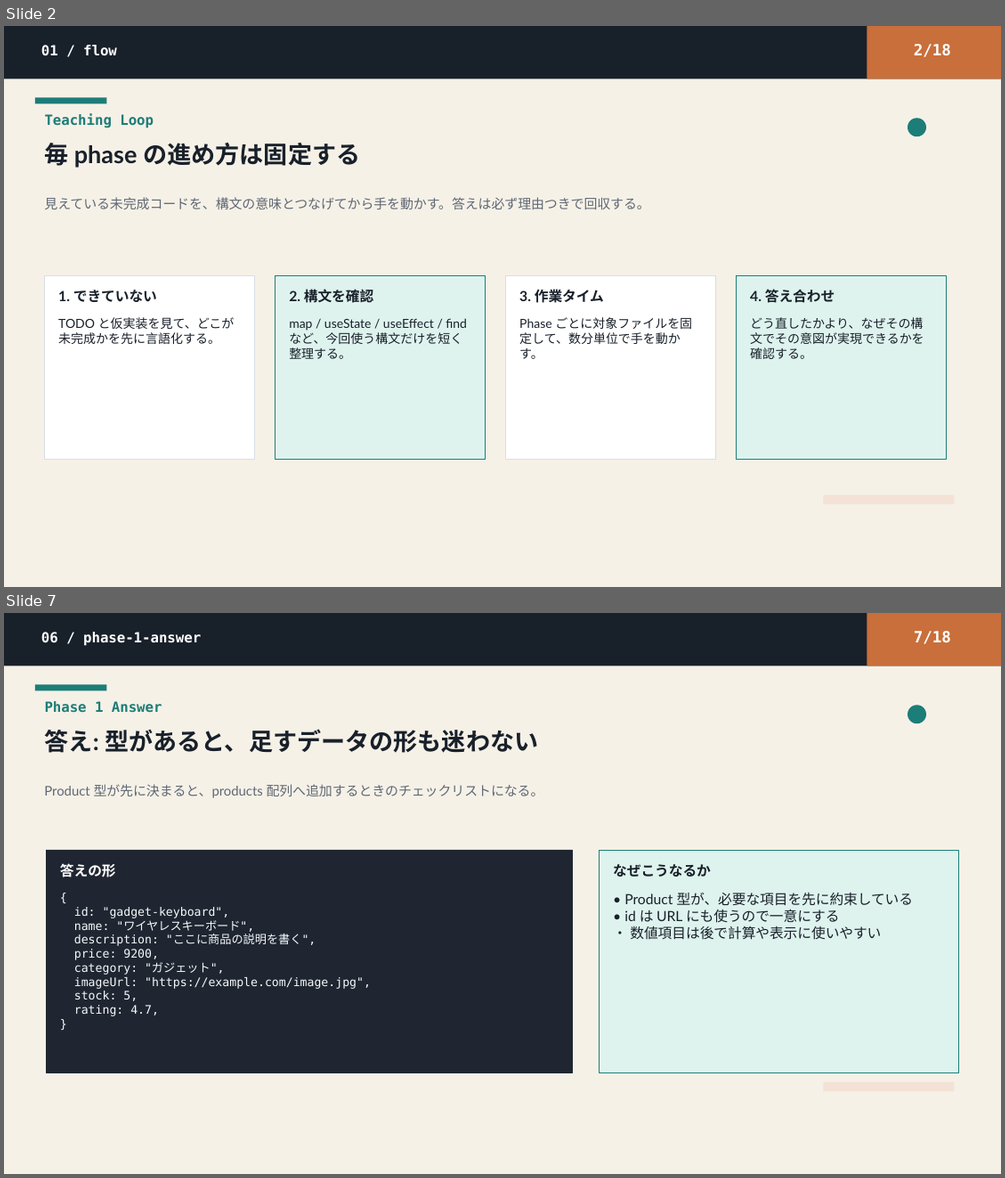
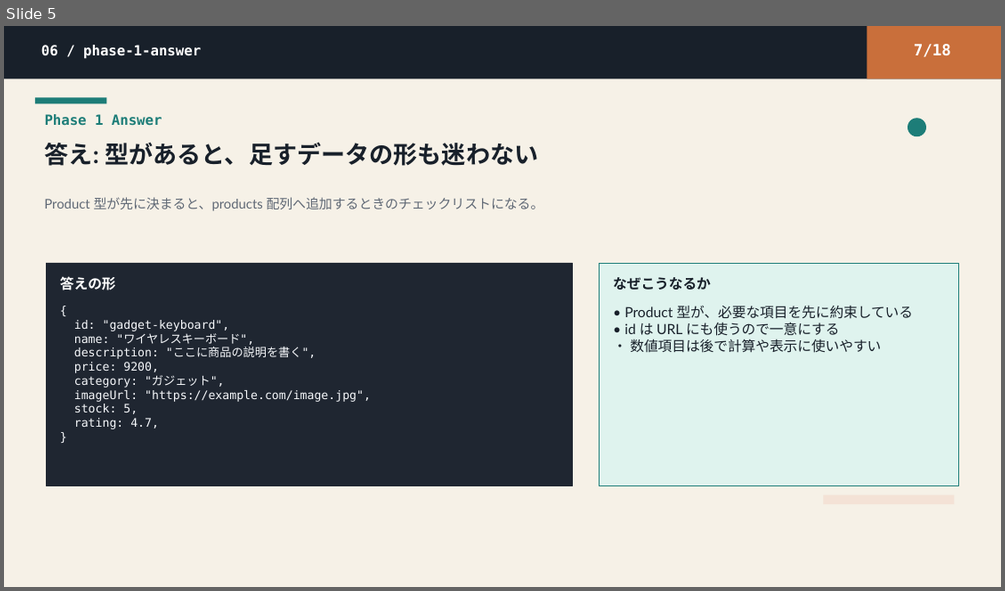
Before and after one commit to Kyutech-Code-Lab/KCLhackEC-2026, a slide deck: materials/2026/slides/kcl-frontend-2026-handson-ans.pptx. Shown one above the other, each under a label of ours: slides 2 and 7 before the commit, slide 5 after it; the slides between them are not shown. The pictures are 1005x1178 and 1005x591 pixels, drawn with LibreOffice and Linux fonts; fonts in the diff are those of the drawing. Boxes give left, top, right and bottom in pixels: in the first picture for what was removed or moved away, otherwise in the second. Text is boxed around its words. In the diff, an @@ line names an element or a change of style, - is before the commit and + after.

```diff
--- a/materials/2026/slides/kcl-frontend-2026-handson-ans.pptx
+++ b/materials/2026/slides/kcl-frontend-2026-handson-ans.pptx
@@ slide 2 removed at <box>4,26,1001,587</box>, background #FFFFFF @@
@@ rectangle removed at <box>4,26,1001,587</box> @@
@@ rectangle removed at <box>4,26,1001,79</box> @@
@@ text removed at <box>41,45,117,56</box> @@
-01 / flow
@@ rectangle removed at <box>867,26,1001,79</box> @@
@@ text removed at <box>914,44,951,57</box> @@
-2/18
@@ rectangle removed at <box>35,98,107,103</box> @@
@@ text removed at <box>45,113,154,128</box> @@
-Teaching Loop
@@ ellipse removed at <box>907,118,926,136</box> @@
@@ text removed at <box>44,143,360,168</box> @@
-毎 phase の進め方は固定する
@@ text removed at <box>44,197,649,209</box> @@
-見えている未完成コードを、構文の意味とつなげてから手を動かす。答えは必ず理由つきで回収する。
@@ rectangle removed at <box>44,275,254,459</box> @@
@@ text removed at <box>58,289,157,302</box> @@
-1. できていない
@@ rectangle removed at <box>275,275,485,459</box> @@
@@ text removed at <box>289,289,373,303</box> @@
-2. 構文を確認
@@ rectangle removed at <box>506,275,716,459</box> @@
@@ text removed at <box>519,289,604,303</box> @@
-3. 作業タイム
@@ rectangle removed at <box>736,275,947,459</box> @@
@@ text removed at <box>750,289,834,303</box> @@
-4. 答え合わせ
@@ text removed at <box>58,317,235,344</box> @@
-TODO と仮実装を見て、どこが未完成かを先に言語化する。
@@ text removed at <box>289,318,467,359</box> @@
-map / useState / useEffect / find など、今回使う構文だけを短く整理する。
@@ text removed at <box>519,317,692,359</box> @@
-Phase ごとに対象ファイルを固定して、数分単位で手を動かす。
@@ text removed at <box>750,317,923,359</box> @@
-どう直したかより、なぜその構文でその意図が実現できるかを確認する。
@@ rectangle removed at <box>824,495,955,504</box> @@
@@ what was slide 7 is now slide 5 @@
```
Also in this commit, not shown: 5 slides changed, 2 other slides removed, 7 other files.
